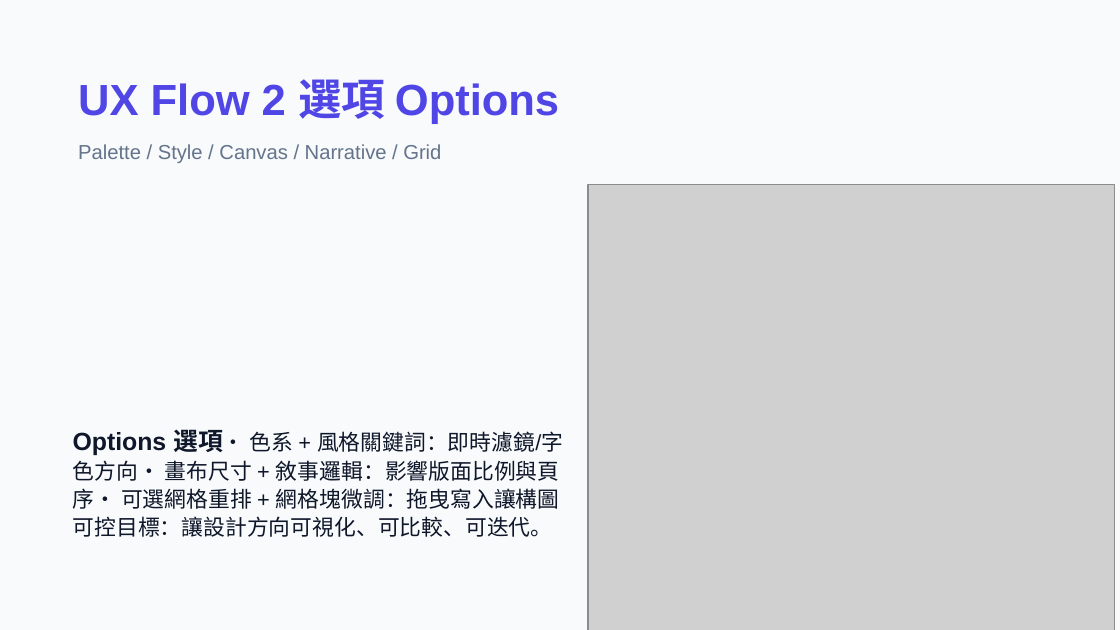
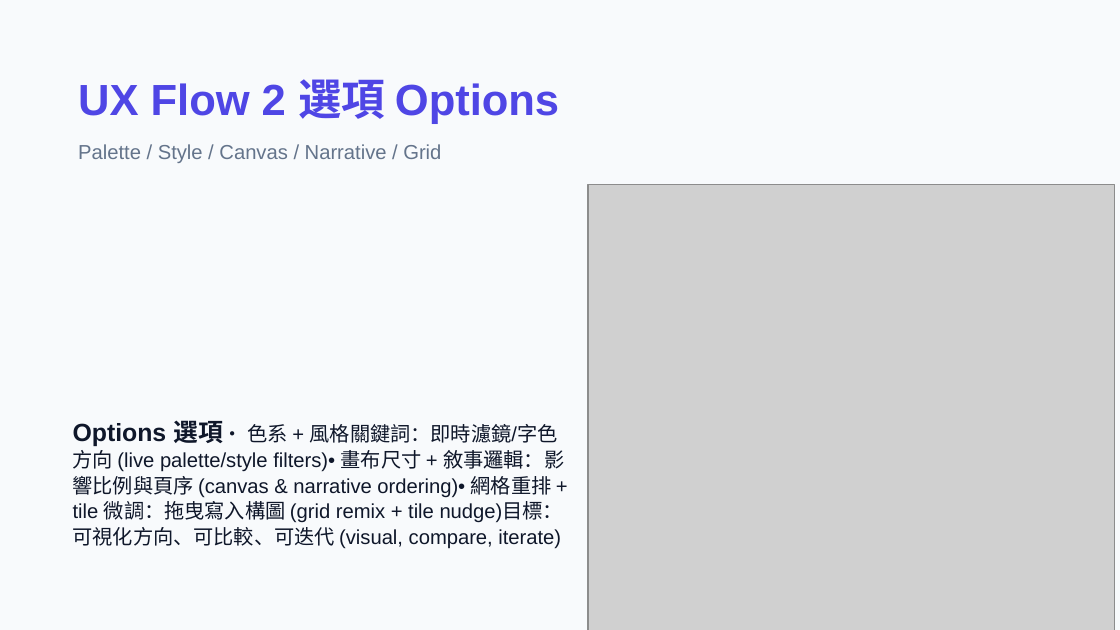
Before and after one commit to macaumonsoon/Portfolio-ReStyle-AI, a slide deck: slide 5 of presentation/Portfolio-ReStyle-AI-Design-Deck.pptx. Drawn at 1120x630 pixels with LibreOffice and Linux fonts; fonts in the diff are those of the drawing; grey boxes stand for pictures. Boxes give left, top, right and bottom in pixels: in the first picture for what was removed or moved away, otherwise in the second. Text is boxed around its words. In the diff, an @@ line names an element or a change of style, - is before the commit and + after.

```diff
--- a/presentation/Portfolio-ReStyle-AI-Design-Deck.pptx
+++ b/presentation/Portfolio-ReStyle-AI-Design-Deck.pptx
@@ text at bbox=[73, 421, 564, 549]: text changed; size 14 to 13 pt @@
-Options 選項• 色系 + 風格關鍵詞：即時濾鏡/字色方向• 畫布尺寸 + 敘事邏輯：影響版面比例與頁序• 可選網格重排 + 網格塊微調：拖曳寫入讓構圖可控目標：讓設計方向可視化、可比較、可迭代。
+Options 選項• 色系 + 風格關鍵詞：即時濾鏡/字色方向 (live palette/style filters)• 畫布尺寸 + 敘事邏輯：影響比例與頁序 (canvas & narrative ordering)• 網格重排 + tile 微調：拖曳寫入構圖 (grid remix + tile nudge)目標：可視化方向、可比較、可迭代 (visual, compare, iterate)
```
Also in this commit, not shown: 10 other slides changed, 1 other file.
